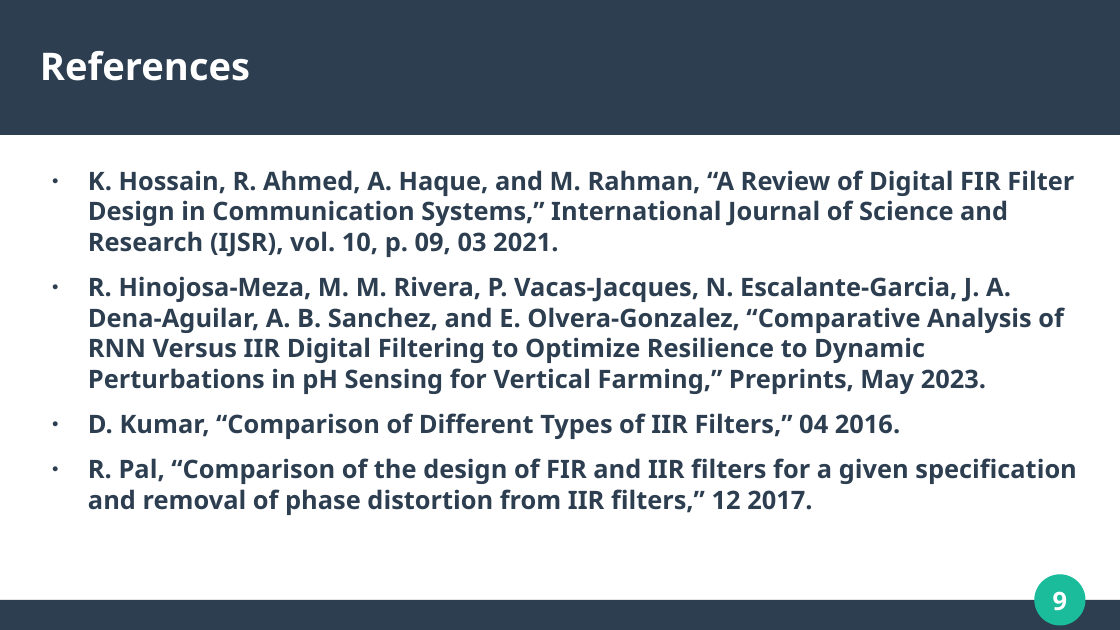
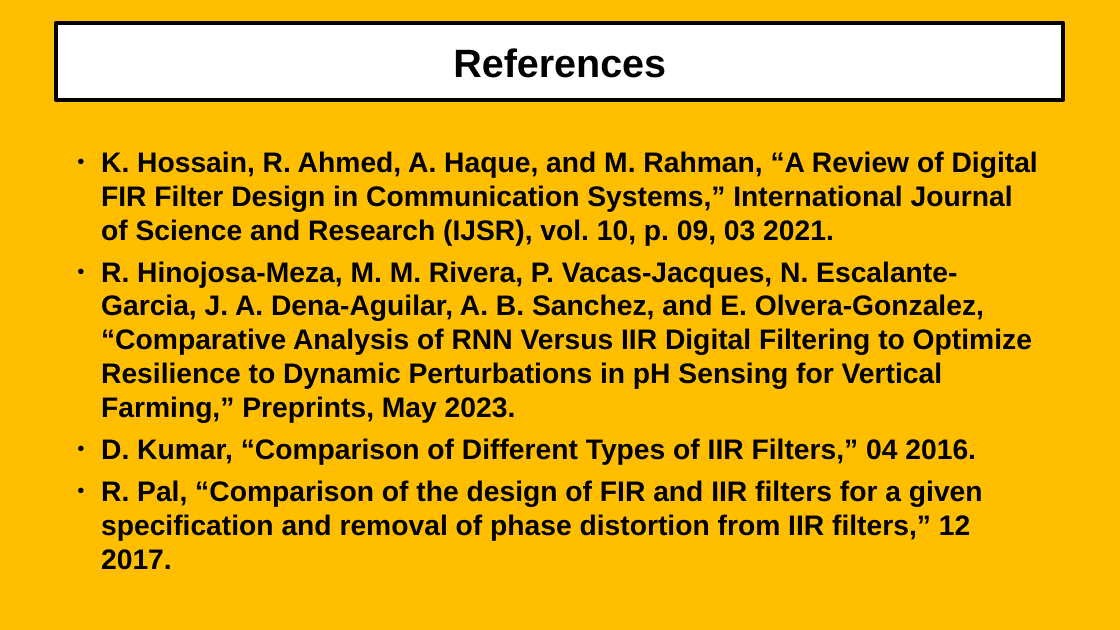
Before and after one commit to mohitlabs/Research, a slide deck: slide 10 of A Low Latency Digital Filter using Recurrent Neural Network/PPT/PresentationOld.pptx (slide 9 before the commit). Drawn at 1120x630 pixels with LibreOffice and Linux fonts; fonts in the diff are those of the drawing. Boxes give left, top, right and bottom in pixels: in the first picture for what was removed or moved away, otherwise in the second. Text is boxed around its words. In the diff, an @@ line names an element or a change of style, - is before the commit and + after.

```diff
--- a/A Low Latency Digital Filter using Recurrent Neural Network/PPT/PresentationOld.pptx
+++ b/A Low Latency Digital Filter using Recurrent Neural Network/PPT/PresentationOld.pptx
@@ background #FFFFFF to #FFBF00 @@
@@ rectangle removed at (0, 0, 1120, 135) @@
@@ title "References": place and size @@
-title "References" at (40, 51, 250, 81)
+title "References" at (56, 23, 1064, 100)
@@ title "References" at (56, 23, 1064, 100): size 27 to 28 pt, font Noto Sans to Arial, text colour #FFFFFF to #000000; alignment left to centre; fill none to #FFFFFF; outline none to #000000 2.83 pt @@
@@ text "K. Hossain, R. Ahmed, A. ...": place and size @@
-text "K. Hossain, R. Ahmed, A. ..." at (88, 170, 1076, 515)
+text "K. Hossain, R. Ahmed, A. ..." at (101, 151, 1038, 570)
@@ text "K. Hossain, R. Ahmed, A. ..." at (101, 151, 1038, 570): size 18 to 20 pt, font Noto Sans to Arial, text colour #2C3E50 to #000000; indent changed; less space between paragraphs; bullet colour #2C3E50 to #000000; vertical alignment top to middle @@
@@ ellipse removed at (1036, 575, 1085, 625) @@
@@ page number removed at (1053, 591, 1068, 611) @@
-9
@@ rectangle removed at (0, 601, 1120, 630) @@
```
Also in this commit, not shown: 3 other slides changed, 7 slides added, 7 slides removed, 3 other files.
